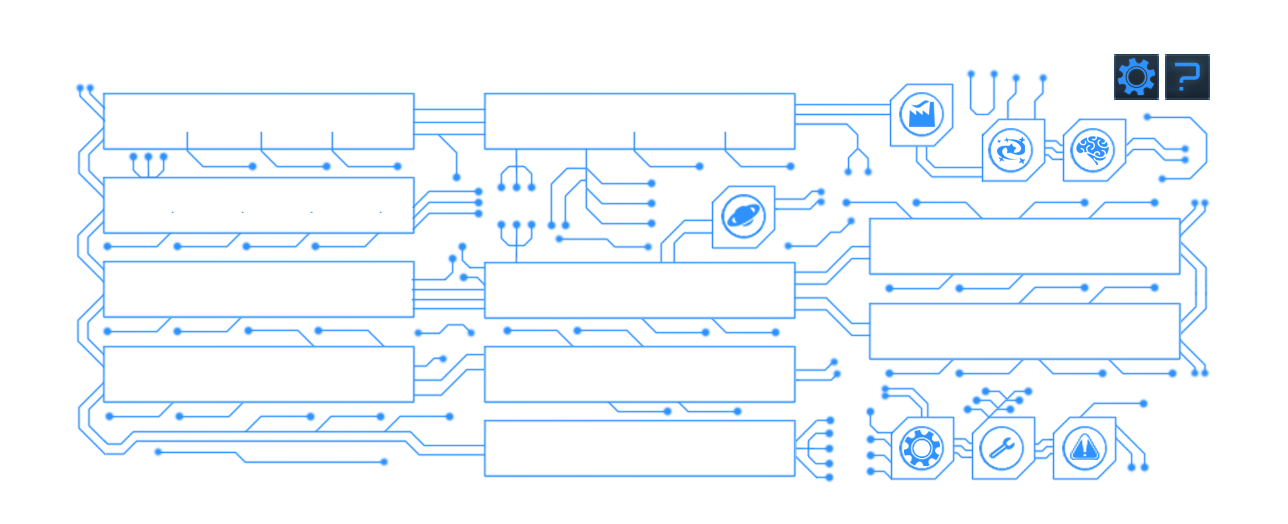
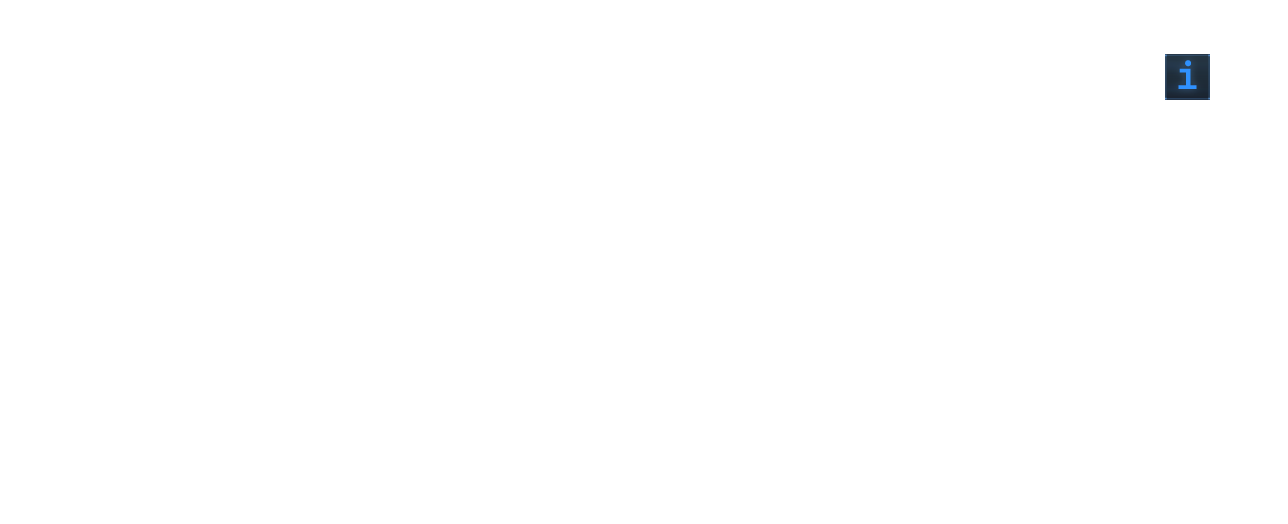
Layered file, before and after one edit (1288 x 524). Changes by layer:
added group "? button kopia" with 3 layers above "settings button" over left=1170, top=57, right=1206, bottom=95
added layer "i" in group "? button kopia" over left=1178, top=60, right=1197, bottom=89
added layer "button bg" (1st of 3, in "? button kopia") in group "? button kopia" over left=1170, top=57, right=1206, bottom=95
added layer "? frame" (1st of 3, in "? button kopia") in group "? button kopia" over left=1170, top=57, right=1206, bottom=95
hid group "settings button" (3 layers) over left=1114, top=54, right=1159, bottom=100
hid group "? button" (3 layers) over left=1170, top=57, right=1206, bottom=95
hid group "option buttons" (30 layers) over left=74, top=72, right=1211, bottom=483
hid "extra dongs" over left=152, top=68, right=1209, bottom=468
